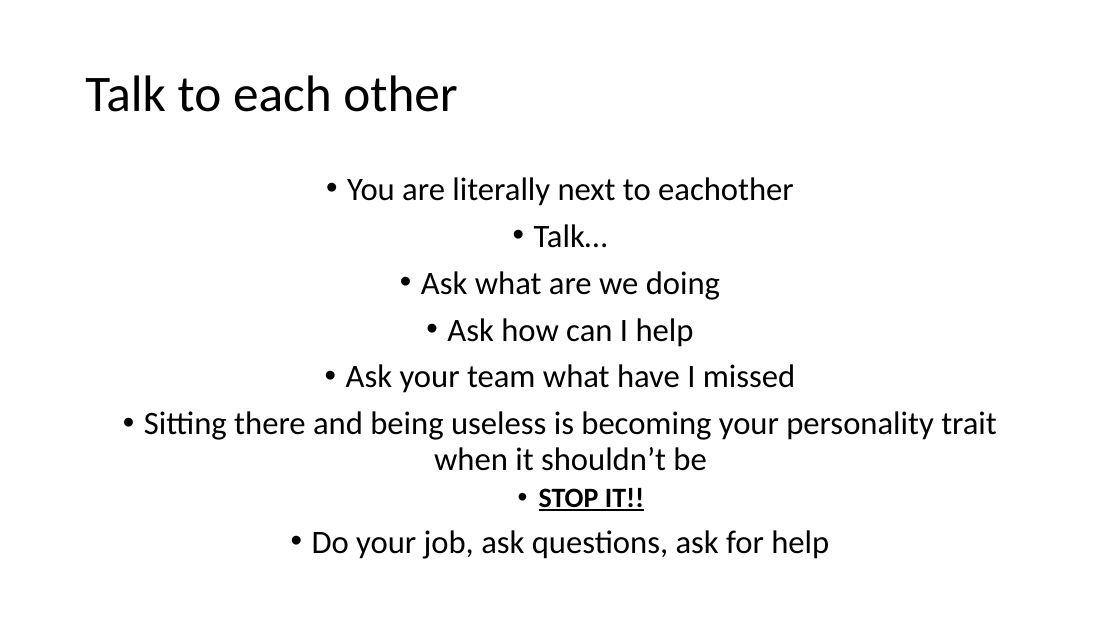
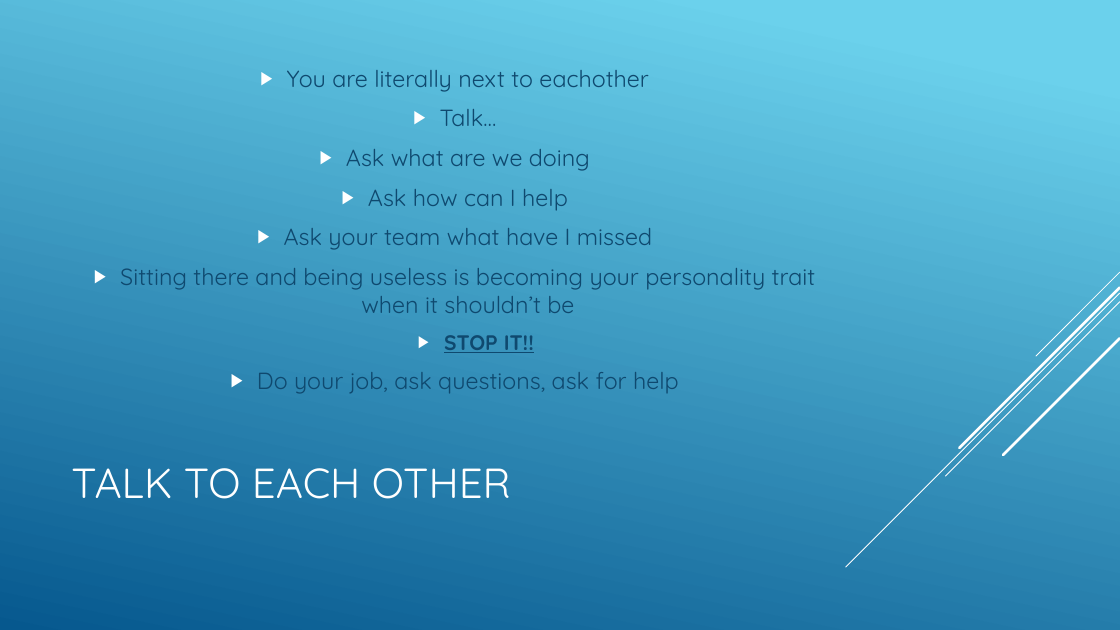
Before and after one commit to csmith1188/docpacs2122, a slide deck: slide 6 of docpac_mar18/Presentation.pptx. Drawn at 1120x630 pixels with LibreOffice and Linux fonts; fonts in the diff are those of the drawing. Boxes give left, top, right and bottom in pixels: in the first picture for what was removed or moved away, otherwise in the second. Text is boxed around its words. In the diff, an @@ line names an element or a change of style, - is before the commit and + after.

```diff
--- a/docpac_mar18/Presentation.pptx
+++ b/docpac_mar18/Presentation.pptx
@@ background #FFFFFF to gradient #6ED2EB to #06588E @@
@@ text "You are literally next to ...": place and size @@
-text "You are literally next to ..." at (144,177,997,559)
+text "You are literally next to ..." at (120,70,816,394)
@@ text "You are literally next to ..." at (120,70,816,394): size 28 to 20 pt, font Calibri to Quicksand, text colour #000000 to #0F496F; size 24 to 18 pt in "STOP IT!!"; bullet • to ▶; line spacing 0.9 to 1; more space between paragraphs; vertical alignment top to middle @@
@@ group added at (846,272,1120,567): 5 lines @@
@@ title at (71,468,511,499): text changed; size 44 to 36 pt; font Calibri to Quicksand; text colour #000000 to #FFFFFF @@
-Talk to each other
+TALK TO EACH OTHER
```
Also in this commit, not shown: 11 other slides changed, 1 slide added, 1 slide removed.
